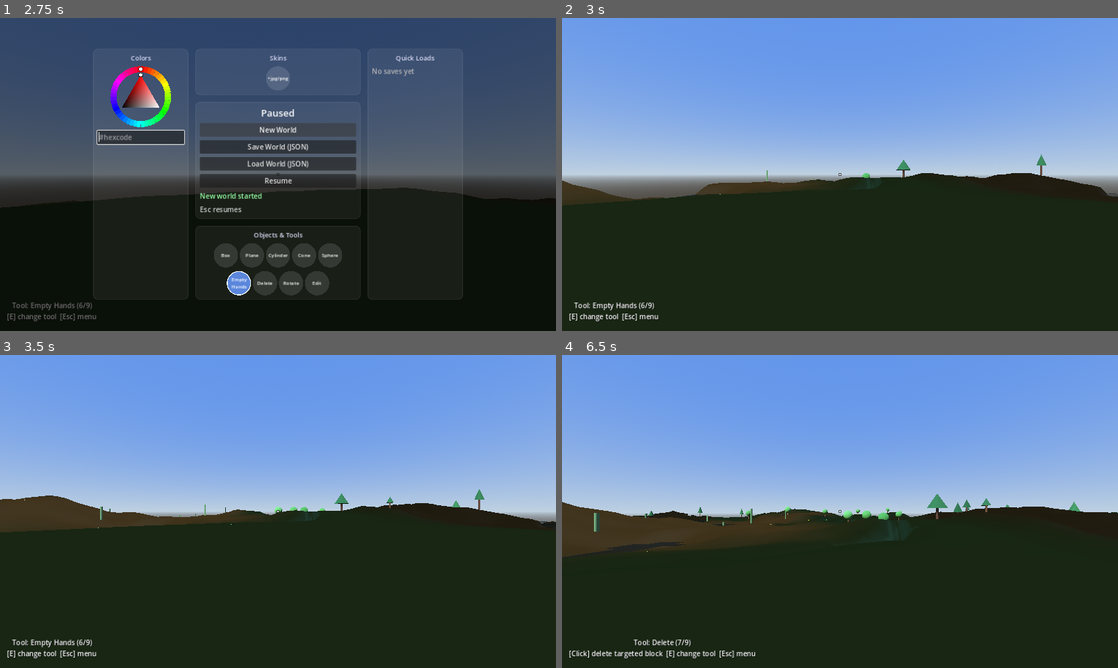
Above: before the commit, frames 1-4 (two rows, left to right).
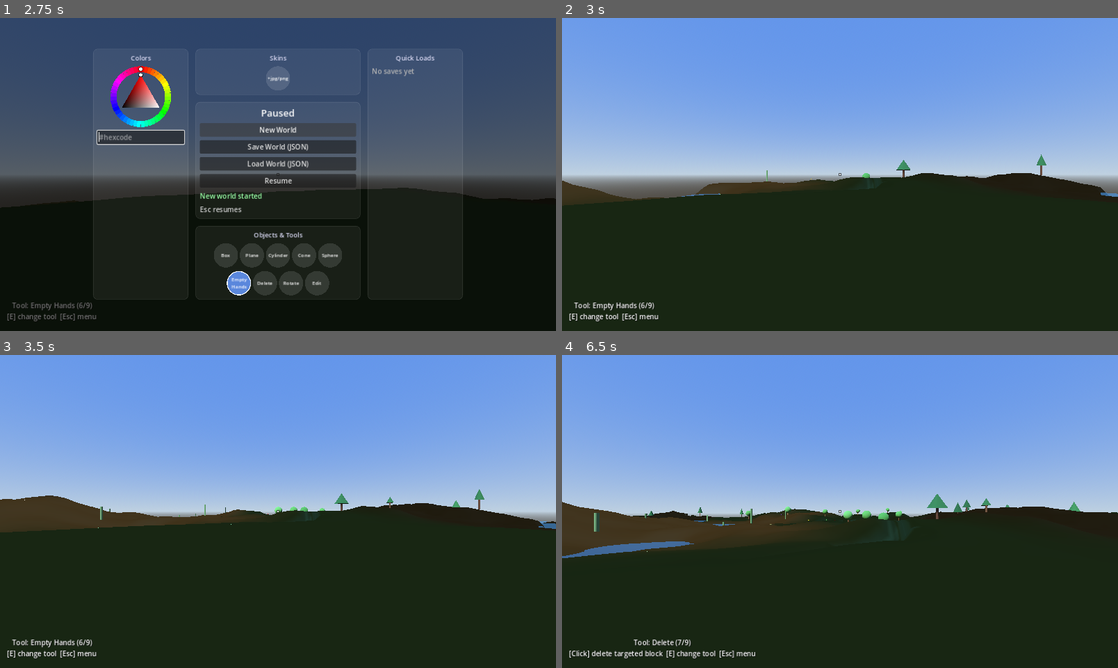
Above: after the commit, the same moments.

Repository: zenontherocks/worldmaker
Game: Godot game, scene res://scenes/Main.tscn
Two runs of this game, one before a commit and one after it. Both use one fixed random seed, a clock stepped at 60 frames per second and the inputs below.
Inputs (mouse positions are in pixels of both pictures, inside the frame that each line leads up to):
- Up to frame 1 (2.75 s): click (139, 136) at 0.52 s; type "12" at 0.6 s; click "New World" at 1.25 s; click "New World" at 2 s
- Up to frame 2 (3 s): click "Resume" at 2.75 s
- Up to frame 3 (3.5 s): no input
- Up to frame 4 (6.5 s): move the mouse to (867, 511) at 3.52 s; hold Q (build_cycle_dimension) 3.53-4.28 s; hold W (move_forward) from 3.53 s (still down); click (867, 511) at 3.67 s; tap Space (jump) at 3.77, 4.52, 6.02 s; move the mouse to (812, 511) at 4.27 s; tap E (build_cycle_shape) at 4.35 s; move the mouse to (851, 505) at 5.02 s; hold Mouse wheel down (build_dimension_decrease) 5.03-5.78 s; move the mouse to (834, 517) at 5.77 s; tap Mouse wheel up (build_dimension_increase) at 5.85 s; click (834, 517) at 5.92 s

Frame 1 is identical in both runs. In frame 2, less than 0.1% of the frame differs, in the area x 21-100%, y 55-58%; in frame 3, less than 0.1%; in frame 4, 0.5%, in the area x 0-32%, y 52-65%.

Commit message:
Replace masked water mesh with a flat plane per chunk
User feedback with a screenshot: the masked mesh (only rendering quads
where all four corners dipped below WATER_LEVEL) looked like
disconnected stitched-together patches rather than a continuous
surface, since a narrow river rarely has a full 2m grid cell entirely
underwater.

Replaced with a single flat PlaneMesh per chunk at TerrainNoise.
WATER_LEVEL, always present rather than conditionally masked. This is
both visually correct and simpler: the plane is normally hidden
entirely under the opaque terrain mesh above it, and shows through as
one continuous surface wherever terrain actually dips low enough --
exactly how a real water table would look, and immune to the "narrower
than one grid cell" problem entirely since there's no masking at all.

Also meaningfully cheaper per chunk (4 vertices vs. up to hundreds from
the old per-quad SurfaceTool pass), which independently helps the
per-chunk cost problem the previous crash-on-movement report pointed
at, on top of today's earlier density/mesh-size mitigations.

Diff:
--- a/scripts/terrain/TerrainChunk.gd
+++ b/scripts/terrain/TerrainChunk.gd
@@ -32,16 +32,6 @@
 	var st := SurfaceTool.new()
 	st.begin(Mesh.PRIMITIVE_TRIANGLES)
 
-	# A separate unindexed mesh for water, built alongside the terrain
-	# indices below rather than as one flat full-chunk quad -- a single
-	# quad per "wet" chunk would render as a hard-edged square regardless
-	# of the lake/river's actual shape. Reusing the same heights[] this
-	# loop already fills means every water quad's corners match the
-	# terrain's carved contour exactly, at no extra noise-sampling cost.
-	var water_st := SurfaceTool.new()
-	water_st.begin(Mesh.PRIMITIVE_TRIANGLES)
-	var has_water := false
-
 	for j in range(VERTS_PER_SIDE):
 		for i in range(VERTS_PER_SIDE):
 			var local_x := i * CELL_SIZE
@@ -66,33 +56,6 @@
 			st.add_index(top_right)
 			st.add_index(bottom_left)
 			st.add_index(bottom_right)
-
-			# All four corners submerged, not just one -- ridged-noise river
-			# carving (see TerrainNoise._river_carve_at()) can flatten out
-			# near-zero over a patch rather than crossing cleanly, so an
-			# "any corner" threshold could include far more quads per
-			# chunk than intended in those spots. Requiring all four costs
-			# a slightly less generous shoreline (a strip of shallow-but-
-			# technically-dry ground at the water's edge) in exchange for
-			# a hard cap on worst-case water-mesh size per chunk.
-			if (
-				heights[top_left] < TerrainNoise.WATER_LEVEL
-				and heights[top_right] < TerrainNoise.WATER_LEVEL
-				and heights[bottom_left] < TerrainNoise.WATER_LEVEL
-				and heights[bottom_right] < TerrainNoise.WATER_LEVEL
-			):
-				has_water = true
-				var wx0 := i * CELL_SIZE
-				var wx1 := (i + 1) * CELL_SIZE
-				var wz0 := j * CELL_SIZE
-				var wz1 := (j + 1) * CELL_SIZE
-				water_st.set_normal(Vector3.UP)
-				water_st.add_vertex(Vector3(wx0, TerrainNoise.WATER_LEVEL, wz0))
-				water_st.add_vertex(Vector3(wx0, TerrainNoise.WATER_LEVEL, wz1))
-				water_st.add_vertex(Vector3(wx1, TerrainNoise.WATER_LEVEL, wz0))
-				water_st.add_vertex(Vector3(wx1, TerrainNoise.WATER_LEVEL, wz0))
-				water_st.add_vertex(Vector3(wx0, TerrainNoise.WATER_LEVEL, wz1))
-				water_st.add_vertex(Vector3(wx1, TerrainNoise.WATER_LEVEL, wz1))
 
 	var mesh := st.commit()
 
@@ -129,16 +92,30 @@
 	)
 	body.add_child(collider)
 
-	if has_water:
-		var water_instance := MeshInstance3D.new()
-		water_instance.name = "Water"
-		water_instance.mesh = water_st.commit()
-		water_instance.material_override = _get_water_material()
-		# A flat translucent plane casting a shadow onto itself/nearby
-		# terrain looks wrong and isn't worth the extra pass -- unlike
-		# the terrain mesh above, water isn't meant to cast one at all.
-		water_instance.cast_shadow = GeometryInstance3D.SHADOW_CASTING_SETTING_OFF
-		body.add_child(water_instance)
+	# One flat plane per chunk at a fixed world height, always present --
+	# not contoured to match the carved terrain. A masked mesh that only
+	# covered actually-submerged quads (the previous approach) looked
+	# like disconnected stitched-together patches wherever a river was
+	# narrower than a full grid cell, since a cell only qualified when
+	# ALL its corners dipped underwater. A flat, always-present plane is
+	# both simpler and visually correct: it's normally hidden entirely
+	# under the opaque terrain above it, and shows through as a single
+	# continuous surface wherever terrain actually dips below WATER_LEVEL
+	# -- exactly the look of a real water table. Also considerably
+	# cheaper (4 vertices vs. up to hundreds), which incidentally helps
+	# the per-chunk cost problem a reported crash pointed at.
+	var water_instance := MeshInstance3D.new()
+	water_instance.name = "Water"
+	var water_mesh := PlaneMesh.new()
+	water_mesh.size = Vector2(CHUNK_SIZE, CHUNK_SIZE)
+	water_instance.mesh = water_mesh
+	water_instance.position = Vector3(CHUNK_SIZE / 2.0, TerrainNoise.WATER_LEVEL, CHUNK_SIZE / 2.0)
+	water_instance.material_override = _get_water_material()
+	# A flat translucent plane casting a shadow onto itself/nearby terrain
+	# looks wrong and isn't worth the extra pass -- unlike the terrain
+	# mesh above, water isn't meant to cast one at all.
+	water_instance.cast_shadow = GeometryInstance3D.SHADOW_CASTING_SETTING_OFF
+	body.add_child(water_instance)
 
 	for veg in VegetationFactory.scatter(chunk_coord, noise, CHUNK_SIZE):
 		body.add_child(veg)
Not shown, changed: CLAUDE.md
